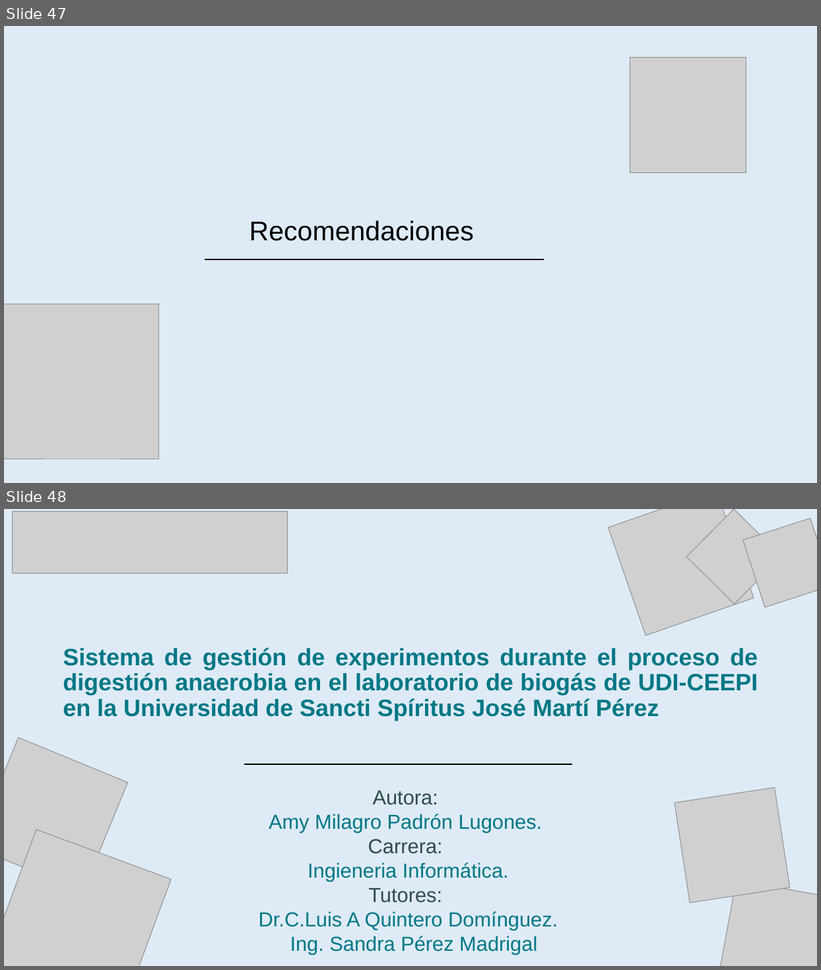
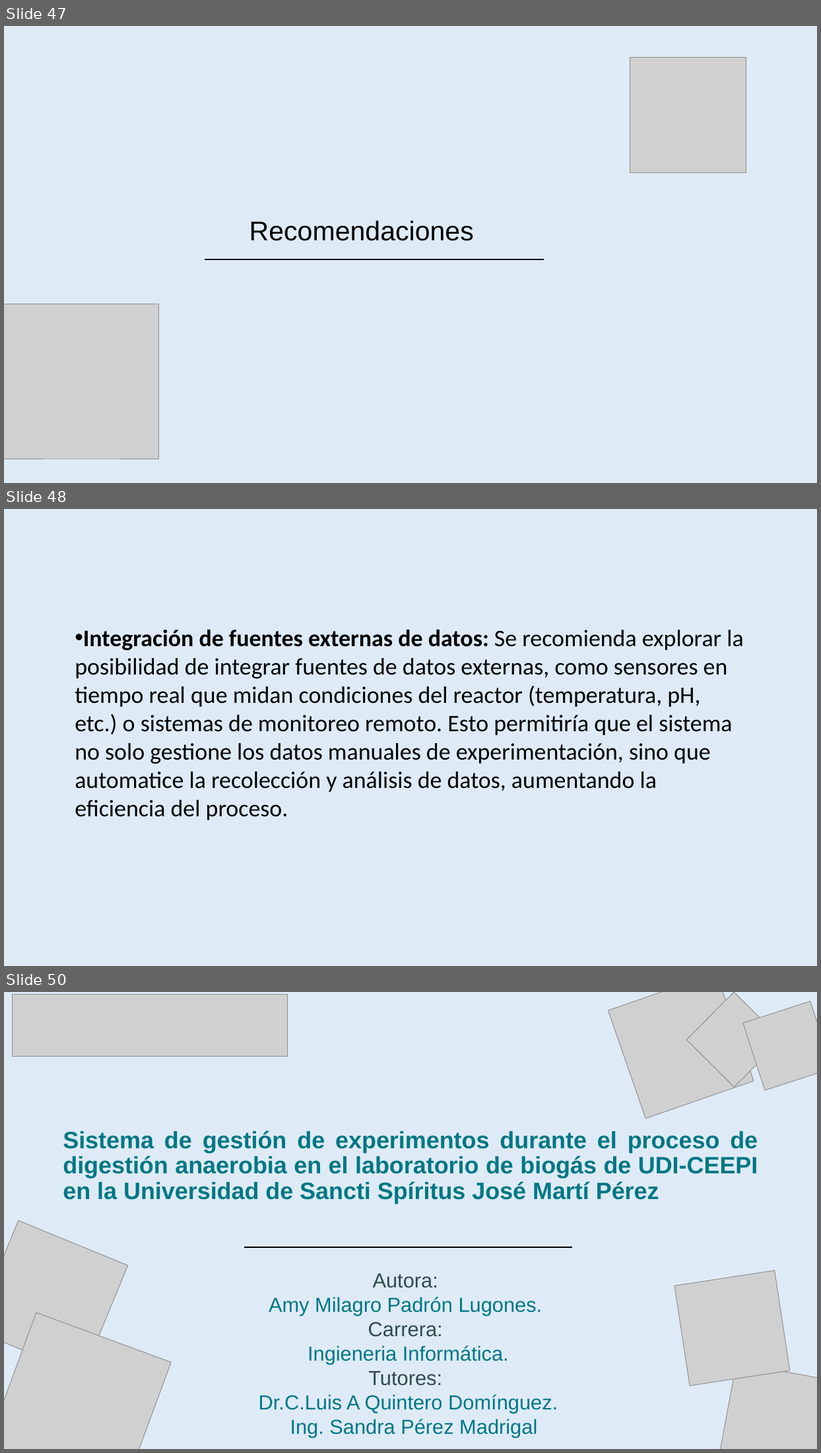
Before and after one commit to amypadron/prower_tesis, a slide deck: Digestión anaerobía.Original.pptx. Shown one above the other, each under a label of ours: slides 47 and 48 before the commit, slides 47, 48 and 50 after it; the slides between them are not shown. The pictures are 821x970 and 821x1453 pixels, drawn with LibreOffice and Linux fonts; fonts in the diff are those of the drawing; grey boxes stand for pictures. Boxes give left, top, right and bottom in pixels: in the first picture for what was removed or moved away, otherwise in the second. Text is boxed around its words. In the diff, an @@ line names an element or a change of style, - is before the commit and + after.

```diff
--- a/Digestión anaerobía.Original.pptx
+++ b/Digestión anaerobía.Original.pptx
@@ slide 48 added at (4,509,817,966), background #DEEBF7 @@
@@ text added at (75,629,743,821), 28 pt, text #000000 @@
+• Integración de fuentes externas de datos: Se recomienda explorar la posibilidad de integrar fuentes de datos externas, como sensores en tiempo real que midan condiciones del reactor (temperatura, pH, etc.) o sistemas de monitoreo remoto. Esto permitiría que el sistema no solo gestione los datos manuales de experimentación, sino que automatice la recolección y análisis de datos, aumentando la eficiencia del proceso.
@@ what was slide 48 is now slide 50 @@
```
Also in this commit, not shown: 1 slide changed, 3 other slides added, 1 slide removed.
